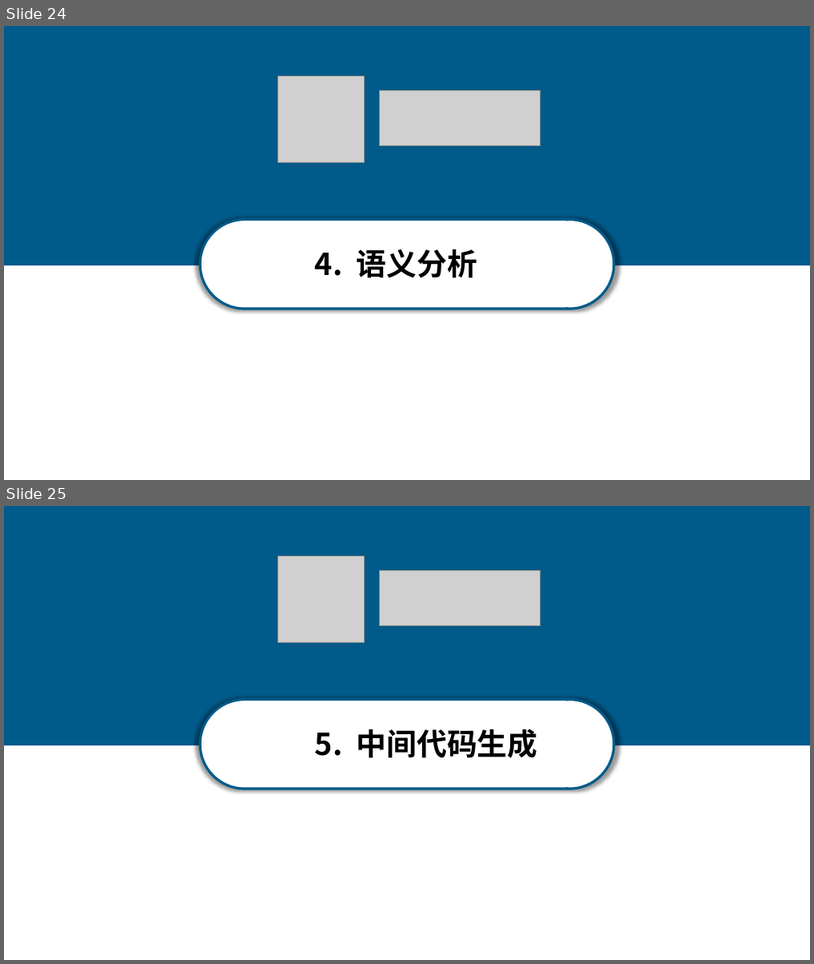
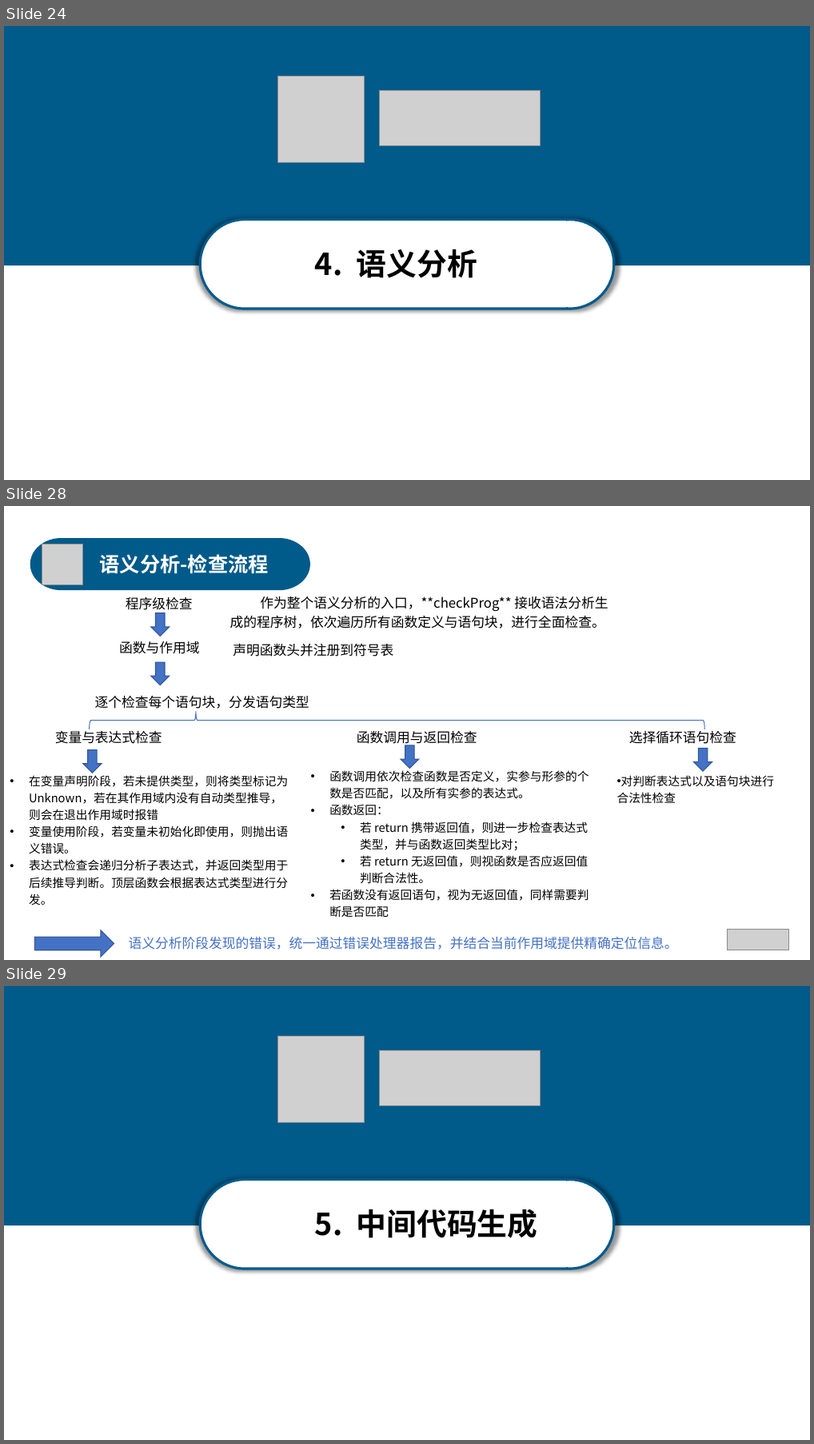
Before and after one commit to anxi710/compiler-principle-project, a slide deck: report/compiler_ppt.pptx. Shown one above the other, each under a label of ours: slides 24 and 25 before the commit, slides 24, 28 and 29 after it; the slides between them are not shown. The pictures are 814x964 and 814x1444 pixels, drawn with LibreOffice and Linux fonts; fonts in the diff are those of the drawing; grey boxes stand for pictures. Boxes give left, top, right and bottom in pixels: in the first picture for what was removed or moved away, otherwise in the second. Text is boxed around its words. In the diff, an @@ line names an element or a change of style, - is before the commit and + after.

Commit message:
Update ppt : SemanticChecker

```diff
--- a/report/compiler_ppt.pptx
+++ b/report/compiler_ppt.pptx
@@ slide 28 added at (4,506,810,960), background #FFFFFF @@
@@ freeform shape added at (31,540,309,589), fill #005A8A, outline #005A8A 3 pt @@
@@ picture added at (42,544,83,584) @@
@@ text added at (100,554,269,574), 24 pt, text #FFFFFF, bold @@
+语义分析-检查流程
@@ text added at (126,597,193,610), 16 pt, text #000000 @@
+程序级检查
@@ text added at (230,596,608,628), 16 pt, text #000000 @@
+作为整个语义分析的入口，**checkProg** 接收语法分析生成的程序树，依次遍历所有函数定义与语句块，进行全面检查。
@@ right arrow added at (151,613,169,636), fill #4472C4, outline #2F5597 1 pt @@
@@ text added at (119,641,199,654), 16 pt, text #000000 @@
+函数与作用域
@@ text added at (233,644,394,656), 16 pt, text #000000 @@
+声明函数头并注册到符号表
@@ right arrow added at (151,662,169,685), fill #4472C4, outline #2F5597 1 pt @@
@@ text added at (95,696,310,712), 16 pt, text #000000 @@
+逐个检查每个语句块，分发语句类型
@@ left brace added at (90,711,705,729), outline #4472C4 1 pt @@
@@ text added at (55,728,162,744), 16 pt, text #000000 @@
+变量与表达式检查
@@ text added at (357,731,478,746), 16 pt, text #000000 @@
+函数调用与返回检查
@@ right arrow added at (401,745,419,768), fill #4472C4, outline #2F5597 1 pt @@
@@ text added at (630,728,737,744), 16 pt, text #000000 @@
+选择循环语句检查
@@ right arrow added at (83,750,102,772), fill #4472C4, outline #2F5597 1 pt @@
@@ right arrow added at (694,748,712,771), fill #4472C4, outline #2F5597 1 pt @@
@@ text added at (29,775,288,904), 14 pt, text #000000 @@
+• 在变量声明阶段，若未提供类型，则将类型标记为 Unknown，若在其作用域内没有自动类型推导，则会在退出作用域时报错
+• 变量使用阶段，若变量未初始化即使用，则抛出语义错误。
+• 表达式检查会递归分析子表达式，并返回类型用于后续推导判断。顶层函数会根据表达式类型进行分发。
@@ text added at (330,770,589,916), 14 pt, text #000000 @@
+• 函数调用依次检查函数是否定义，实参与形参的个数是否匹配，以及所有实参的表达式。
+• 函数返回：
+  • 若 return 携带返回值，则进一步检查表达式类型，并与函数返回类型比对；
+  • 若 return 无返回值，则视函数是否应返回值判断合法性。
+• 若函数没有返回语句，视为无返回值，同样需要判断是否匹配
@@ text added at (618,775,774,803), 14 pt, text #000000 @@
+• 对判断表达式以及语句块进行合法性检查
@@ right arrow added at (35,930,114,956), fill #4472C4, outline #2F5597 1 pt @@
@@ text added at (129,936,678,949), 16 pt, text #4472C4 @@
+语义分析阶段发现的错误，统一通过错误处理器报告，并结合当前作用域提供精确定位信息。
@@ picture added at (727,929,790,949) @@
@@ what was slide 25 is now slide 29 @@
```
Also in this commit, not shown: 1 slide changed, 3 other slides added, 3 other files.
